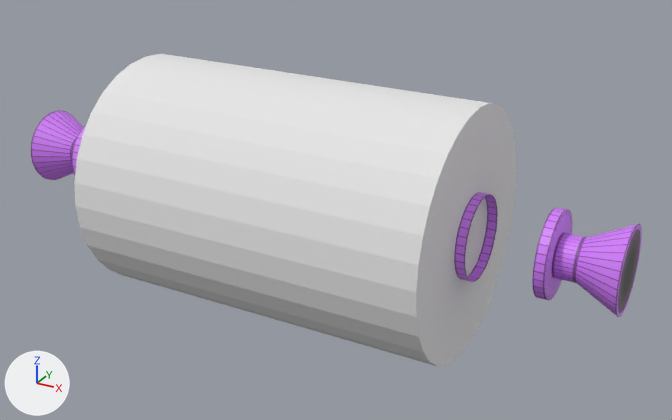
Before and after pictures for a commit that changed the Blender file TMF-files/Blender/grinderRoller.blend.
The view is the same before and after, from a camera (50 mm lens) standing at (18.98, -26.09, 16.95) and looking at (8.84, -7.66, 7.74). The lights are fixed; the arrows at lower left show +X, +Y and +Z.

Names of what the first picture shows: 'Cone', 'ConeFlangeInner', 'ConeFlangeOuter', 'ConeGroup2', 'Roller'.
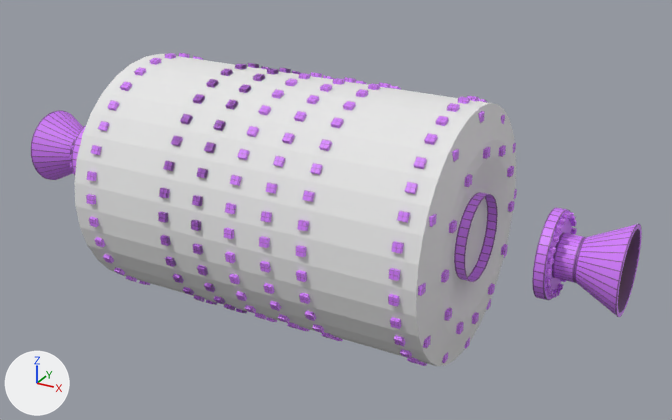
The change, as a diff of the scene's bpy script:
```diff
--- a/TMF-files/Blender/grinderRoller.blend.py
+++ b/TMF-files/Blender/grinderRoller.blend.py
@@ me_cube_010 @@
+me_cube_010.from_pydata(...)  # 2304 vertices, 1440 faces; spans x -40.6..41.0, y -122.3..1.0, z -31.1..30.7
+me_cube_010.materials.append(mat_grinderroller_png)  # picture img_grinderroller_png
@@ me_cube_035 @@
+me_cube_035.from_pydata(...)  # 192 vertices, 120 faces; spans x -1.0..1.0, y -18.9..19.3, z -37.3..1.0
+me_cube_035.materials.append(mat_grinderroller_png)  # picture img_grinderroller_png
@@ me_cube_036 @@
+me_cube_036.from_pydata(...)  # 96 vertices, 60 faces; spans x -1.0..1.0, y -14.9..43.0, z -52.2..5.6
+me_cube_036.materials.append(mat_grinderroller_png)  # picture img_grinderroller_png
@@ me_cube_037 @@
+me_cube_037.from_pydata(...)  # 96 vertices, 60 faces; spans x -1.0..1.0, y -1.0..42.0, z -21.4..21.4
+me_cube_037.materials.append(mat_grinderroller_png)  # picture img_grinderroller_png
@@ ob_rollerbolts @@
+ob_rollerbolts = bpy.data.objects.new('RollerBolts', me_cube_010)
+ob_rollerbolts.location = (8.02, -8.3, 4.98)
+ob_rollerbolts.rotation_euler = (4.608, 0.0, 0.0)  # degrees (264, 0, 0)
+ob_rollerbolts.scale = (0.1, 0.05, 0.1)
@@ ob_coneflangebolts_001 @@
+ob_coneflangebolts_001 = bpy.data.objects.new('ConeFlangeBolts.001', me_cube_035)
+ob_coneflangebolts_001.location = (14.55, -7.96, 8.91)
+ob_coneflangebolts_001.rotation_euler = (0.0, 0.0, 3.142)  # degrees (0, 0, 180)
+ob_coneflangebolts_001.scale = (0.05, 0.05, 0.05)
@@ ob_rollersideboltsouter_001 @@
+ob_rollersideboltsouter_001 = bpy.data.objects.new('RollerSideBoltsOuter.001', me_cube_036)
+ob_rollersideboltsouter_001.location = (12.54, -6.63, 10.35)
+ob_rollersideboltsouter_001.rotation_euler = (0.0, 0.0, 3.142)  # degrees (0, 0, 180)
+ob_rollersideboltsouter_001.scale = (0.05, 0.1, 0.1)
@@ ob_rollersideboltsinner_001 @@
+ob_rollersideboltsinner_001 = bpy.data.objects.new('RollerSideBoltsInner.001', me_cube_037)
+ob_rollersideboltsinner_001.location = (12.73, -5.99, 8.01)
+ob_rollersideboltsinner_001.rotation_euler = (0.0, 0.0, 3.142)  # degrees (0, 0, 180)
+ob_rollersideboltsinner_001.scale = (0.05, 0.1, 0.1)
```

Changed parts and their boxes [x1, y1, x2, y2] in the pictures (672 x 420 px):
'RollerBolts', added (purple)
    after: [86, 53, 487, 366]
'RollerSideBoltsInner.001', added (purple)
    after: [441, 145, 515, 334]
'ConeFlangeBolts.001', added (purple)
    after: [545, 212, 577, 298]
'RollerSideBoltsOuter.001', added (purple)
    after: [418, 111, 517, 363]
